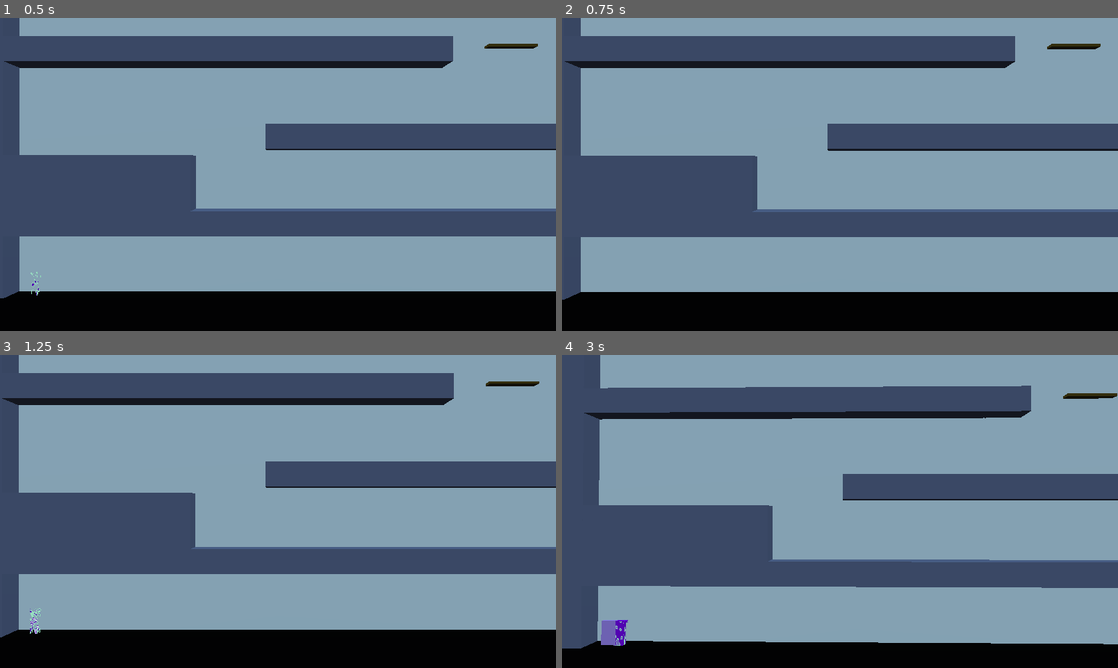
Above: before the commit, frames 1-4 (two rows, left to right).
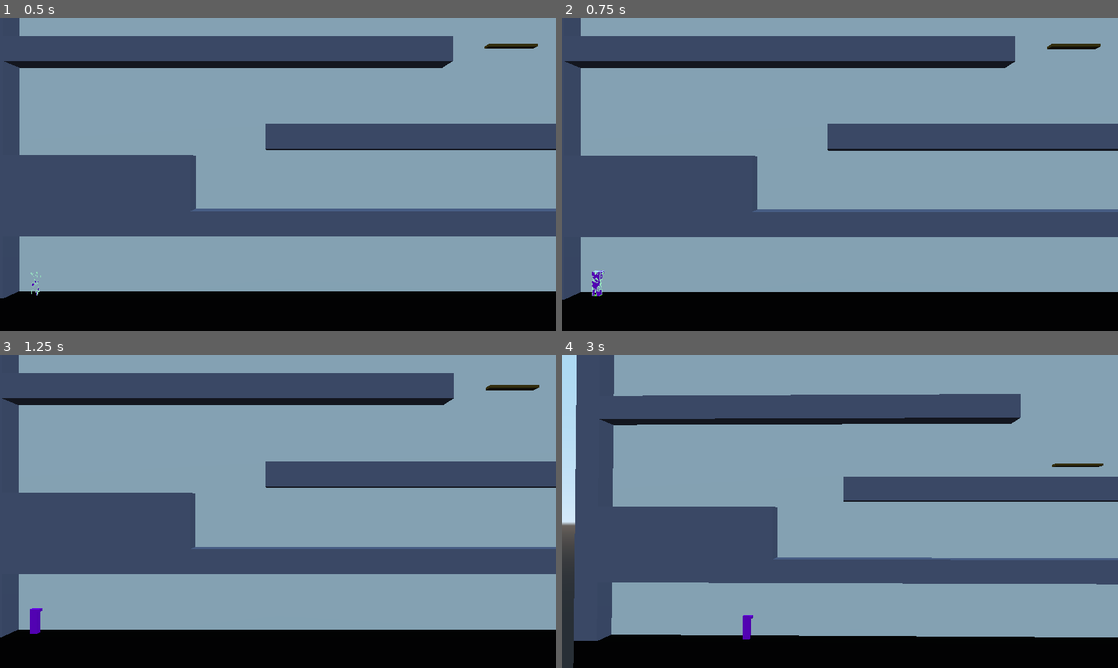
Above: after the commit, the same moments.

Repository: dsaltares/ludumdare-47
Game: Godot game, scene res://David/DavidPlayground.tscn
Two runs of this game, one before a commit and one after it. Both use one fixed random seed, a clock stepped at 60 frames per second and the inputs below. Sound files missing from this copy of the repository are replaced by a short silence.
Inputs:
- Up to frame 1 (0.5 s): no input
- Up to frame 2 (0.75 s): hold D (move_right) from 0.53 s (still down); tap N (new_run) at 0.6 s
- Up to frame 3 (1.25 s): keep holding D (move_right); tap Space (jump) at 0.77 s; tap C (shake) at 0.8 s
- Up to frame 4 (3 s): release D (move_right) at 1.28 s; hold A (move_left) 1.28-2.03 s; tap C (shake) at 1.35, 2.3, 2.85 s; tap Space (jump) at 1.52 s; tap N (new_run) at 1.55, 2.1 s; hold D (move_right) from 2.03 s (still down)

Frame 1 is identical in both runs. In frame 2, 0.1% of the frame differs, in the area x 5-8%, y 80-89%; in frame 3, 0.4%; in frame 4, 14%, in the area x 0-100%, y 0-100%.
Error after the commit: Invalid call. Nonexistent function 'dissolve_player' in base 'Spatial (Level.gd)'. (res://David/Game.gd:24)

Commit message:
on new run - play player dissolve anim

Diff:
--- a/game/David/Game.gd
+++ b/game/David/Game.gd
@@ -21,7 +21,7 @@
 		var _ret = get_tree().reload_current_scene()
 
 	if Input.is_action_just_pressed("new_run"):
-		new_run()
+		level.dissolve_player()
 
 	if Input.is_action_just_pressed("shake"):
 		EventBus.emit_signal("shake_requested")
--- a/game/Player/Player.gd
+++ b/game/Player/Player.gd
@@ -34,6 +34,7 @@
 onready var graphics := $Graphics
 onready var mesh := $Graphics/Body
 onready var die_sfx := $DieSFX
+onready var dissolve_fx := $DissolveSFX
 onready var jump_sfx := $JumpSFX
 onready var appear_sfx := $AppearSFX
 onready var key_pickup_sfx := $KeyPickupSFX
@@ -43,6 +44,14 @@
 		state = States.Dying
 		die_timer.start()
 		die_sfx.play()
+		EventBus.emit_signal("shake_requested")
+		EventBus.emit_signal("player_kill_started")
+
+func dissolve() -> void:
+	if state != States.Dying:
+		state = States.Dying
+		die_timer.start()
+		dissolve_fx.play()
 		EventBus.emit_signal("shake_requested")
 		EventBus.emit_signal("player_kill_started")
 
--- a/game/Player/Player.tscn
+++ b/game/Player/Player.tscn
@@ -9,6 +9,7 @@
 [ext_resource path="res://Player/jump.wav" type="AudioStream" id=7]
 [ext_resource path="res://Player/appear.wav" type="AudioStream" id=8]
 [ext_resource path="res://Player/key_pickup.wav" type="AudioStream" id=9]
+[ext_resource path="res://Player/dissolve.wav" type="AudioStream" id=10]
 
 [node name="Player" type="KinematicBody" groups=[
 "player",
@@ -60,3 +61,6 @@
 
 [node name="KeyPickupSFX" type="AudioStreamPlayer" parent="."]
 stream = ExtResource( 9 )
+
+[node name="DissolveSFX" type="AudioStreamPlayer" parent="."]
+stream = ExtResource( 10 )
Not shown: 1 places in game/Player/Player.tscn that only renumber resources
Not shown, added: game/Player/dissolve.wav.import
Not shown, added: game/Player/dissolve.wav
